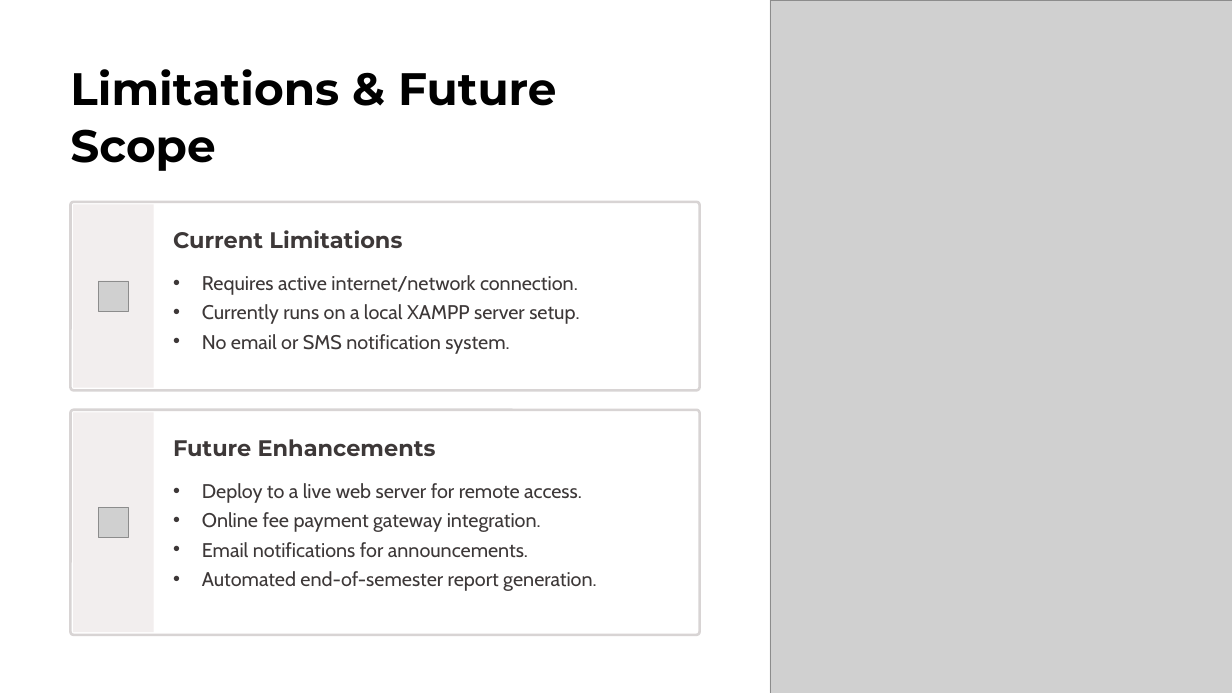
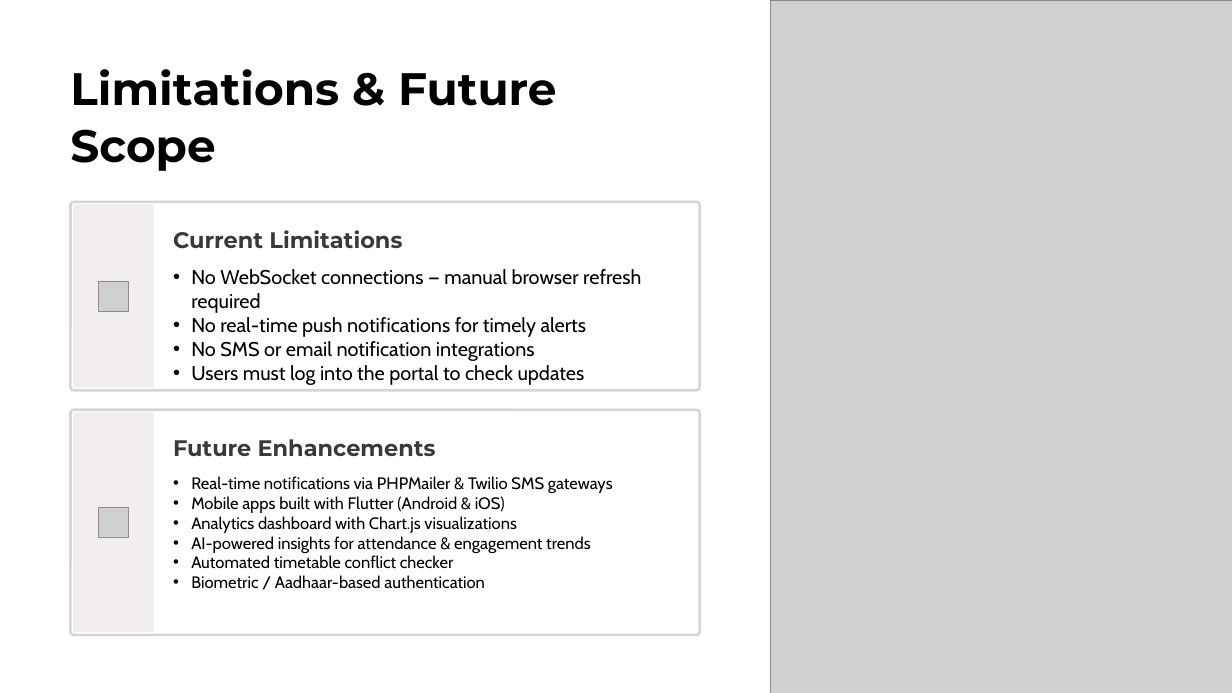
Before and after one commit to abhishek1io/ICC_Companion, a slide deck: slide 11 of temp/ppt_and_report/my_ppt/ICC_Companion.pptx. Drawn at 1232x693 pixels with LibreOffice and Linux fonts; fonts in the diff are those of the drawing; grey boxes stand for pictures. Boxes give left, top, right and bottom in pixels: in the first picture for what was removed or moved away, otherwise in the second. Text is boxed around its words. In the diff, an @@ line names an element or a change of style, - is before the commit and + after.

Commit message:
Add full codebase export, diagrams and assets
Add a full project export for 'ICC Companion' including ICC_Companion.zip and ICC_Companion_FULL_CODEBASE.txt, multiple diagram sources and SVG/PNG exports under diagrams/, report and presentation files under temp/ppt_and_report, and an uploaded resource image. Also update the packaged PPTX (temp/ppt_and_report/my_ppt/ICC_Companion.pptx). This commit bundles documentation, architecture diagrams, and supporting assets for easier review and distribution.

```diff
--- a/temp/ppt_and_report/my_ppt/ICC_Companion.pptx
+++ b/temp/ppt_and_report/my_ppt/ICC_Companion.pptx
@@ text at <box>191,269,641,385</box>: text changed; size 18.5 to 18.6 pt; text colour #3D3838 to #000000 @@
-• Requires active internet/network connection.
-• Currently runs on a local XAMPP server setup.
-• No email or SMS notification system.
+• No WebSocket connections — manual browser refresh required
+• No real-time push notifications for timely alerts
+• No SMS or email notification integrations
+• Users must log into the portal to check updates
@@ text at <box>191,476,613,589</box>: text changed; size 18.5 to 15.5 pt; text colour #3D3838 to #000000 @@
-• Deploy to a live web server for remote access.
-• Online fee payment gateway integration.
-• Email notifications for announcements.
-• Automated end-of-semester report generation.
+• Real-time notifications via PHPMailer & Twilio SMS gateways
+• Mobile apps built with Flutter (Android & iOS)
+• Analytics dashboard with Chart.js visualizations
+• AI-powered insights for attendance & engagement trends
+• Automated timetable conflict checker
+• Biometric / Aadhaar-based authentication
```
Also in this commit, not shown: 1 other slide changed, 29 other files.
